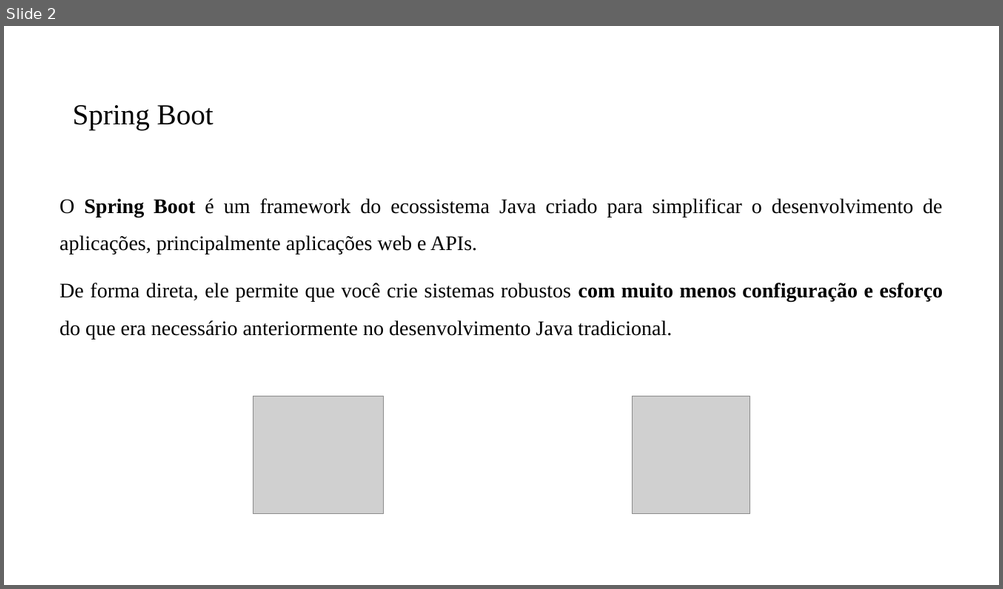
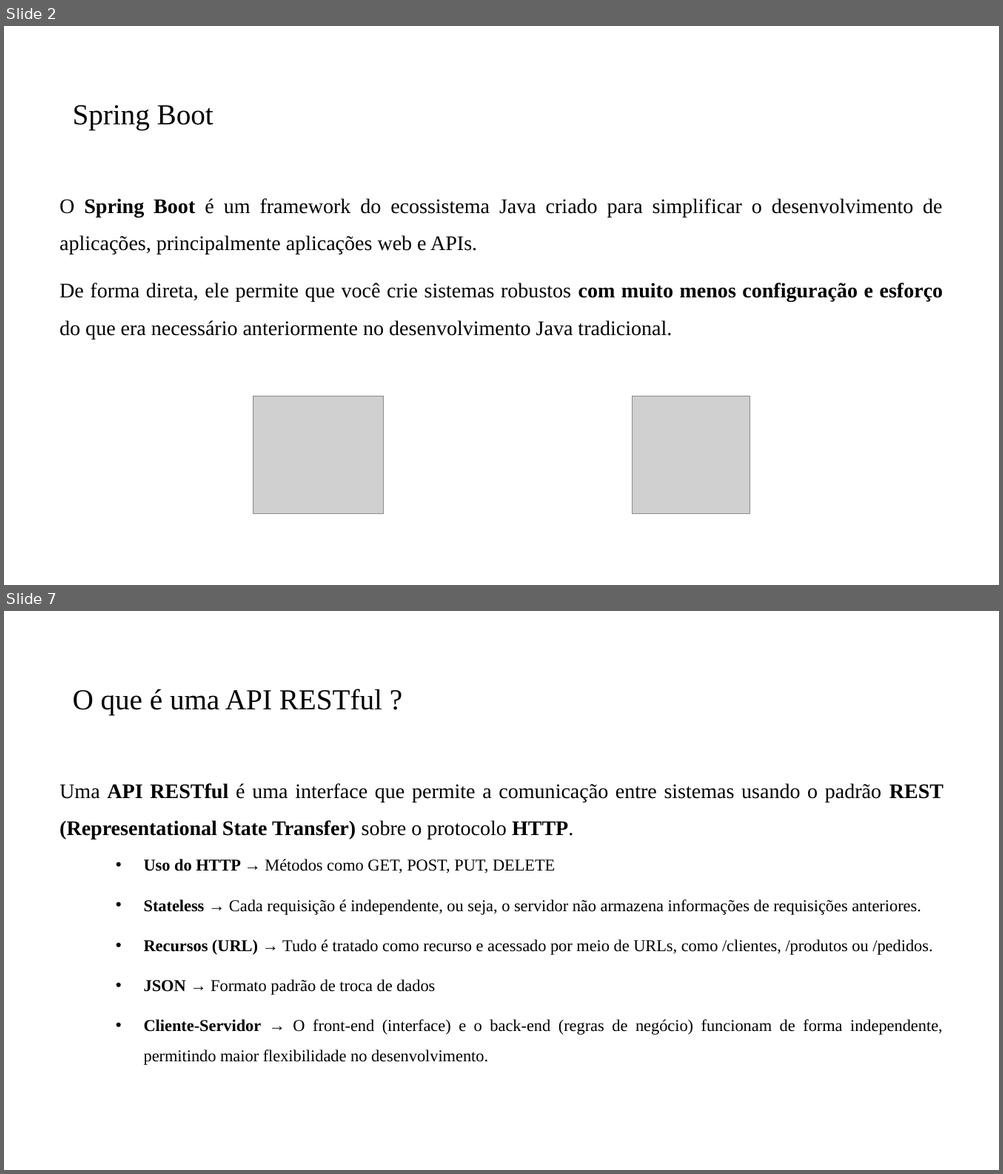
Before and after one commit to PedroMiho/UMC, a slide deck: Projeto de Software e Segurança da Informação - 2026/Projeto de Software/Aula12-Spring Boot/Aula Inaugural - 10 grupos.pptx. Shown one above the other, each under a label of ours: slide 2 before the commit, slides 2 and 7 after it; the slides between them are not shown. The pictures are 1003x589 and 1003x1174 pixels, drawn with LibreOffice and Linux fonts; fonts in the diff are those of the drawing; grey boxes stand for pictures; background and template pictures are left out. Boxes give left, top, right and bottom in pixels: in the first picture for what was removed or moved away, otherwise in the second. Text is boxed around its words. In the diff, an @@ line names an element or a change of style, - is before the commit and + after.

```diff
--- a/Projeto de Software e Segurança da Informação - 2026/Projeto de Software/Aula12-Spring Boot/Aula Inaugural - 10 grupos.pptx
+++ b/Projeto de Software e Segurança da Informação - 2026/Projeto de Software/Aula12-Spring Boot/Aula Inaugural - 10 grupos.pptx
@@ slide 7 added at (4,611,999,1170), background #FFFFFF @@
@@ title added at (73,689,382,715), 28 pt, text #000000 @@
+O que é uma API RESTful ?
@@ text added at (60,783,943,1065), 16 pt, text #000000 @@
+Uma API RESTful é uma interface que permite a comunicação entre sistemas usando o padrão REST (Representational State Transfer) sobre o protocolo HTTP.
+  • Uso do HTTP → Métodos como GET, POST, PUT, DELETE
+  • Stateless → Cada requisição é independente, ou seja, o servidor não armazena informações de requisições anteriores.
+  • Recursos (URL) → Tudo é tratado como recurso e acessado por meio de URLs, como /clientes, /produtos ou /pedidos.
+  • JSON → Formato padrão de troca de dados
+  • Cliente-Servidor → O front-end (interface) e o back-end (regras de negócio) funcionam de forma independente, permitindo maior flexibilidade no desenvolvimento.
```
Also in this commit, not shown: 10 other slides added, 1 slide removed.
